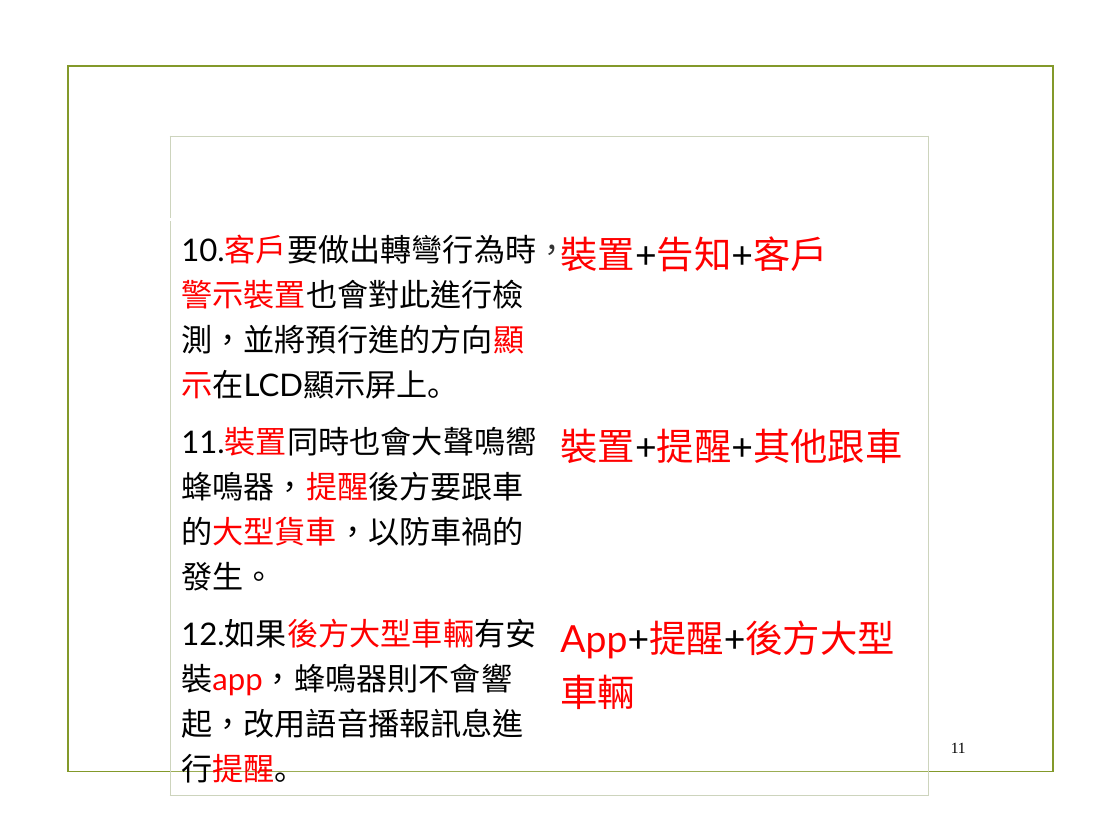
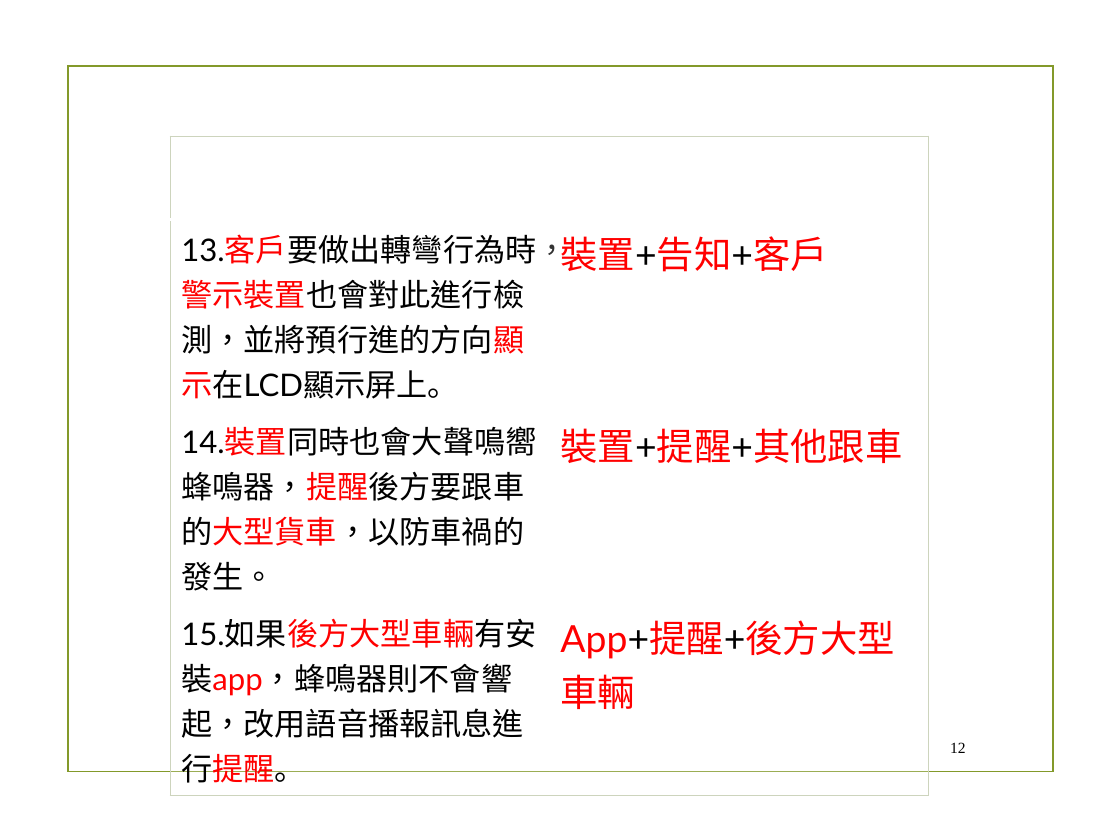
Before and after one commit to chandlerkuo/sharepee, a slide deck: slide 12 of 陀螺儀機車警示裝置.pptx (slide 11 before the commit). Drawn at 1120x840 pixels with LibreOffice and Linux fonts; fonts in the diff are those of the drawing; background and template pictures are left out. Boxes give left, top, right and bottom in pixels: in the first picture for what was removed or moved away, otherwise in the second. Text is boxed around its words. In the diff, an @@ line names an element or a change of style, - is before the commit and + after.

```diff
--- a/陀螺儀機車警示裝置.pptx
+++ b/陀螺儀機車警示裝置.pptx
@@ table at <box>170,136,930,787</box> @@
-row 2, column 1: 10.客戶要做出轉彎行為時，警示裝置也會對此進行檢測，並將預行進的方向顯示在LCD顯示屏上。
+row 2, column 1: 13.客戶要做出轉彎行為時，警示裝置也會對此進行檢測，並將預行進的方向顯示在LCD顯示屏上。
-row 3, column 1: 11.裝置同時也會大聲鳴嚮蜂鳴器，提醒後方要跟車的大型貨車，以防車禍的發生。
+row 3, column 1: 14.裝置同時也會大聲鳴嚮蜂鳴器，提醒後方要跟車的大型貨車，以防車禍的發生。
-row 4, column 1: 12.如果後方大型車輛有安裝app，蜂鳴器則不會響起，改用語音播報訊息進行提醒。
+row 4, column 1: 15.如果後方大型車輛有安裝app，蜂鳴器則不會響起，改用語音播報訊息進行提醒。
@@ page number at <box>950,742,966,753</box>: text changed @@
-11
+12
```
Also in this commit, not shown: 7 other slides changed, 6 slides added.
